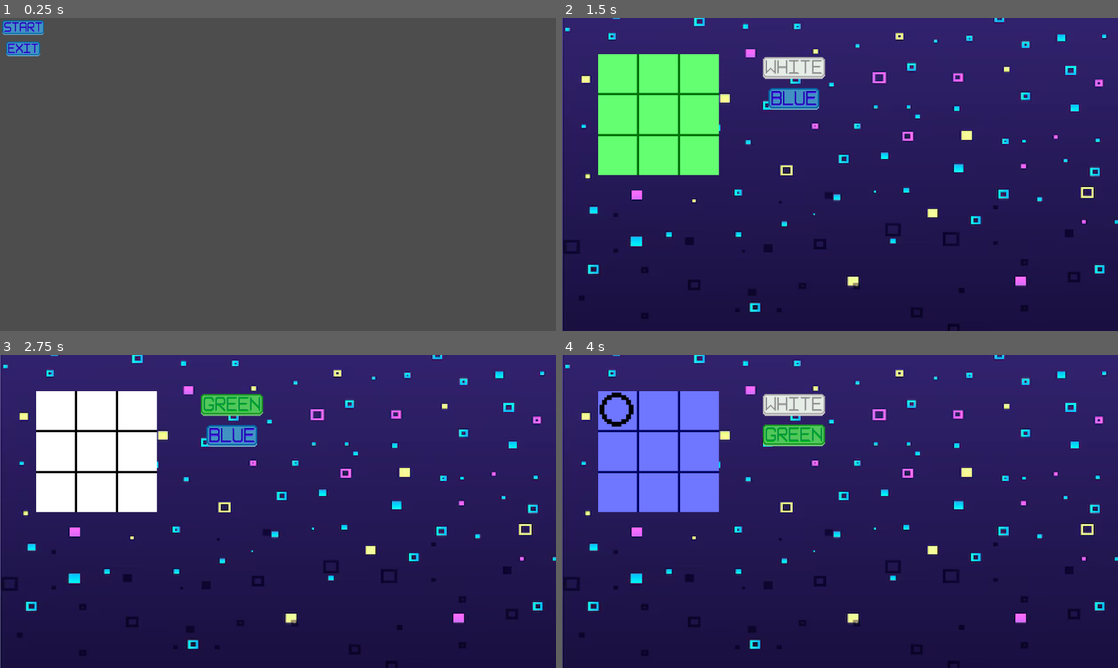
Above: before the commit, frames 1-4 (two rows, left to right).
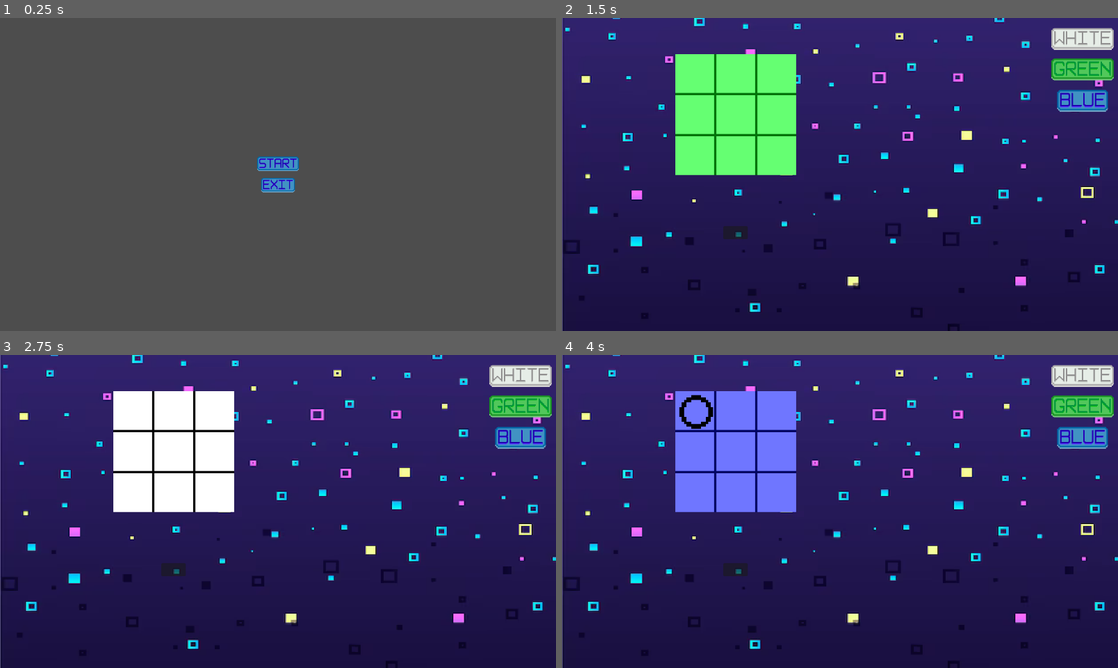
Above: after the commit, the same moments.

Repository: Tejas-Panchal/Tic_Tac_Toe
Game: Godot game, scene res://scenes/start_menu.tscn
Two runs of this game, one before a commit and one after it. Both use one fixed random seed, a clock stepped at 60 frames per second and the inputs below.
Inputs (mouse positions are in pixels of both pictures, inside the frame that each line leads up to; where the layout moved, square brackets give the same spot in the first picture):
- Up to frame 1 (0.25 s): no input
- Up to frame 2 (1.5 s): click (840, 165) [584, 27] at 0.5 s; click (1084, 68) [795, 68] at 1.25 s
- Up to frame 3 (2.75 s): click (522, 376) [233, 405] at 2 s
- Up to frame 4 (4 s): click (1084, 436) [795, 436] at 2.75 s; click (695, 411) [617, 411] at 3.5 s

The runs differ from the first frame. In frame 1, 1.3% of the frame differs, in the area x 0-54%, y 0-56%; in frame 2, 14%; in frame 3, 14%; in frame 4, 14%, in the area x 6-100%, y 3-71%.

Commit message:
change layout

Diff:
--- a/scenes/game_board.tscn
+++ b/scenes/game_board.tscn
@@ -60,13 +60,15 @@
 tile_set = SubResource("TileSet_k3tok")
 format = 2
 layer_0/name = "White"
-layer_0/tile_data = PackedInt32Array(131074, 0, 0)
+layer_0/y_sort_enabled = true
+layer_0/navigation_enabled = false
+layer_0/tile_data = PackedInt32Array(131076, 0, 0)
 layer_1/name = "Green"
 layer_1/enabled = false
-layer_1/tile_data = PackedInt32Array(131074, 65536, 0)
+layer_1/tile_data = PackedInt32Array(131076, 65536, 0)
 layer_2/name = "Blue"
 layer_2/enabled = false
-layer_2/tile_data = PackedInt32Array(131074, 131072, 0)
+layer_2/tile_data = PackedInt32Array(131076, 131072, 0)
 
 [node name="b0" type="Button" parent="Board" groups=["circle_or_cross"]]
 anchors_preset = 8
@@ -74,10 +76,10 @@
 anchor_top = 0.5
 anchor_right = 0.5
 anchor_bottom = 0.5
-offset_left = 15.4
-offset_top = 15.4
-offset_right = 30.4
-offset_bottom = 30.4
+offset_left = 47.8
+offset_top = 15.6
+offset_right = 62.8
+offset_bottom = 30.6
 grow_horizontal = 2
 grow_vertical = 2
 focus_mode = 0
@@ -96,9 +98,9 @@
 anchor_top = 0.5
 anchor_right = 0.5
 anchor_bottom = 0.5
-offset_left = 32.4
+offset_left = 64.4
 offset_top = 15.6
-offset_right = 47.4
+offset_right = 79.4
 offset_bottom = 30.6
 grow_horizontal = 2
 grow_vertical = 2
@@ -118,10 +120,10 @@
 anchor_top = 0.5
 anchor_right = 0.5
 anchor_bottom = 0.5
-offset_left = 49.6
-offset_top = 15.4
-offset_right = 64.6
-offset_bottom = 30.4
+offset_left = 81.2
+offset_top = 15.8
+offset_right = 96.2
+offset_bottom = 30.8
 grow_horizontal = 2
 grow_vertical = 2
 focus_mode = 0
@@ -140,10 +142,10 @@
 anchor_top = 0.5
 anchor_right = 0.5
 anchor_bottom = 0.5
-offset_left = 15.6
-offset_top = 32.4
-offset_right = 30.6
-offset_bottom = 47.4
+offset_left = 48.0
+offset_top = 32.6
+offset_right = 63.0
+offset_bottom = 47.6
 grow_horizontal = 2
 grow_vertical = 2
 focus_mode = 0
@@ -162,10 +164,10 @@
 anchor_top = 0.5
 anchor_right = 0.5
 anchor_bottom = 0.5
-offset_left = 32.4
-offset_top = 32.4
-offset_right = 47.4
-offset_bottom = 47.4
+offset_left = 64.4
+offset_top = 32.6
+offset_right = 79.4
+offset_bottom = 47.6
 grow_horizontal = 2
 grow_vertical = 2
 focus_mode = 0
@@ -184,10 +186,10 @@
 anchor_top = 0.5
 anchor_right = 0.5
 anchor_bottom = 0.5
-offset_left = 49.6
-offset_top = 32.4
-offset_right = 64.6
-offset_bottom = 47.4
+offset_left = 81.2
+offset_top = 32.6
+offset_right = 96.2
+offset_bottom = 47.6
 grow_horizontal = 2
 grow_vertical = 2
 focus_mode = 0
@@ -206,9 +208,9 @@
 anchor_top = 0.5
 anchor_right = 0.5
 anchor_bottom = 0.5
-offset_left = 15.8
+offset_left = 47.8
 offset_top = 49.4
-offset_right = 30.8
+offset_right = 62.8
 offset_bottom = 64.4
 grow_horizontal = 2
 grow_vertical = 2
@@ -228,9 +230,9 @@
 anchor_top = 0.5
 anchor_right = 0.5
 anchor_bottom = 0.5
-offset_left = 32.4
+offset_left = 64.4
 offset_top = 49.4
-offset_right = 47.4
+offset_right = 79.4
 offset_bottom = 64.4
 grow_horizontal = 2
 grow_vertical = 2
@@ -250,9 +252,9 @@
 anchor_top = 0.5
 anchor_right = 0.5
 anchor_bottom = 0.5
-offset_left = 49.6
+offset_left = 81.2
 offset_top = 49.4
-offset_right = 64.6
+offset_right = 96.2
 offset_bottom = 64.4
 grow_horizontal = 2
 grow_vertical = 2
@@ -267,32 +269,41 @@
 animation = &"circle"
 
 [node name="Reset" type="Button" parent="."]
-offset_left = 173.0
-offset_top = 366.0
-offset_right = 224.0
-offset_bottom = 393.0
+offset_left = 334.0
+offset_top = 380.0
+offset_right = 385.0
+offset_bottom = 407.0
+
+[node name="Quit" type="Button" parent="."]
+offset_left = 334.0
+offset_top = 431.0
+offset_right = 385.0
+offset_bottom = 458.0
 
 [node name="Color Box" type="HFlowContainer" parent="."]
-offset_left = 410.0
-offset_top = 75.0
-offset_right = 505.0
-offset_bottom = 199.0
+offset_left = 1008.0
+offset_top = 15.0
+offset_right = 1103.0
+offset_bottom = 139.0
 scale = Vector2(1.5, 1.5)
 alignment = 1
 last_wrap_alignment = 2
 
 [node name="White Box" type="Button" parent="Color Box"]
 layout_mode = 2
+focus_mode = 0
 icon = ExtResource("5_pi21x")
 flat = true
 
 [node name="Green Box" type="Button" parent="Color Box"]
 layout_mode = 2
+focus_mode = 0
 icon = ExtResource("6_s8uei")
 flat = true
 
 [node name="Blue Box" type="Button" parent="Color Box"]
 layout_mode = 2
+focus_mode = 0
 icon = ExtResource("7_hoj18")
 flat = true
 
@@ -306,6 +317,7 @@
 [connection signal="button_down" from="Board/b7" to="." method="_on_b_7_button_down"]
 [connection signal="button_down" from="Board/b8" to="." method="_on_b_8_button_down"]
 [connection signal="button_down" from="Reset" to="." method="_on_reset_button_down"]
+[connection signal="button_down" from="Quit" to="." method="_on_quit_button_down"]
 [connection signal="button_down" from="Color Box/White Box" to="." method="_on_white_box_button_down"]
 [connection signal="button_down" from="Color Box/Green Box" to="." method="_on_green_box_button_down"]
 [connection signal="button_down" from="Color Box/Blue Box" to="." method="_on_blue_box_button_down"]
--- a/scenes/start_menu.tscn
+++ b/scenes/start_menu.tscn
@@ -8,8 +8,17 @@
 script = ExtResource("1_c0xwn")
 
 [node name="HFlowContainer" type="HFlowContainer" parent="."]
-offset_right = 96.0
-offset_bottom = 84.0
+anchors_preset = 8
+anchor_left = 0.5
+anchor_top = 0.5
+anchor_right = 0.5
+anchor_bottom = 0.5
+offset_left = 528.0
+offset_top = 282.0
+offset_right = 624.0
+offset_bottom = 366.0
+grow_horizontal = 2
+grow_vertical = 2
 alignment = 1
 last_wrap_alignment = 1
 
--- a/scripts/game_board.gd
+++ b/scripts/game_board.gd
@@ -21,10 +21,18 @@
 
 func _ready() -> void:
 	reset.visible = false
-	$Board.set_layer_enabled(0, true)
-	white_box.visible = false
-	$Board.set_layer_enabled(1, false)
-	$Board.set_layer_enabled(2, false)
+
+#func click_reset() -> void:
+	#s_0.visible = false
+	#s_1.visible = false
+	#s_2.visible = false
+	#s_3.visible = false
+	#s_4.visible = false
+	#s_5.visible = false
+	#s_6.visible = false
+	#s_7.visible = false
+	#s_8.visible = false
+	#gameActive = true
 
 func _process(_delta: float) -> void:
 	if gameActive == false:
@@ -86,27 +94,28 @@
 func _on_b_7_button_down() -> void: add_circle_or_cross(s_7,2,1)
 func _on_b_8_button_down() -> void: add_circle_or_cross(s_8,2,2)
 func _on_reset_button_down() -> void: get_tree().reload_current_scene()
+func _on_quit_button_down() -> void: get_tree().quit()
 
 func _on_white_box_button_down() -> void:
 	$Board.set_layer_enabled(0, true)
 	$Board.set_layer_enabled(1, false)
 	$Board.set_layer_enabled(2, false)
-	white_box.visible = false
-	green_box.visible = true
-	blue_box.visible = true
+	white_box.icon = load("res://assets/white_button.png")
+	green_box.icon = load("res://assets/green_button.png")
+	blue_box.icon = load("res://assets/blue_button.png")
 
 func _on_green_box_button_down() -> void:
 	$Board.set_layer_enabled(0, false)
 	$Board.set_layer_enabled(1, true)
 	$Board.set_layer_enabled(2, false)
-	white_box.visible = true
-	green_box.visible = false
-	blue_box.visible = true
+	white_box.icon = load("res://assets/white_button.png")
+	green_box.icon = load("res://assets/green_button.png")
+	blue_box.icon = load("res://assets/blue_button.png")
 
 func _on_blue_box_button_down() -> void:
 	$Board.set_layer_enabled(0, false)
 	$Board.set_layer_enabled(1, false)
 	$Board.set_layer_enabled(2, true)
-	white_box.visible = true
-	green_box.visible = true
-	blue_box.visible = false
+	white_box.icon = load("res://assets/white_button.png")
+	green_box.icon = load("res://assets/green_button.png")
+	blue_box.icon = load("res://assets/blue_button.png")
